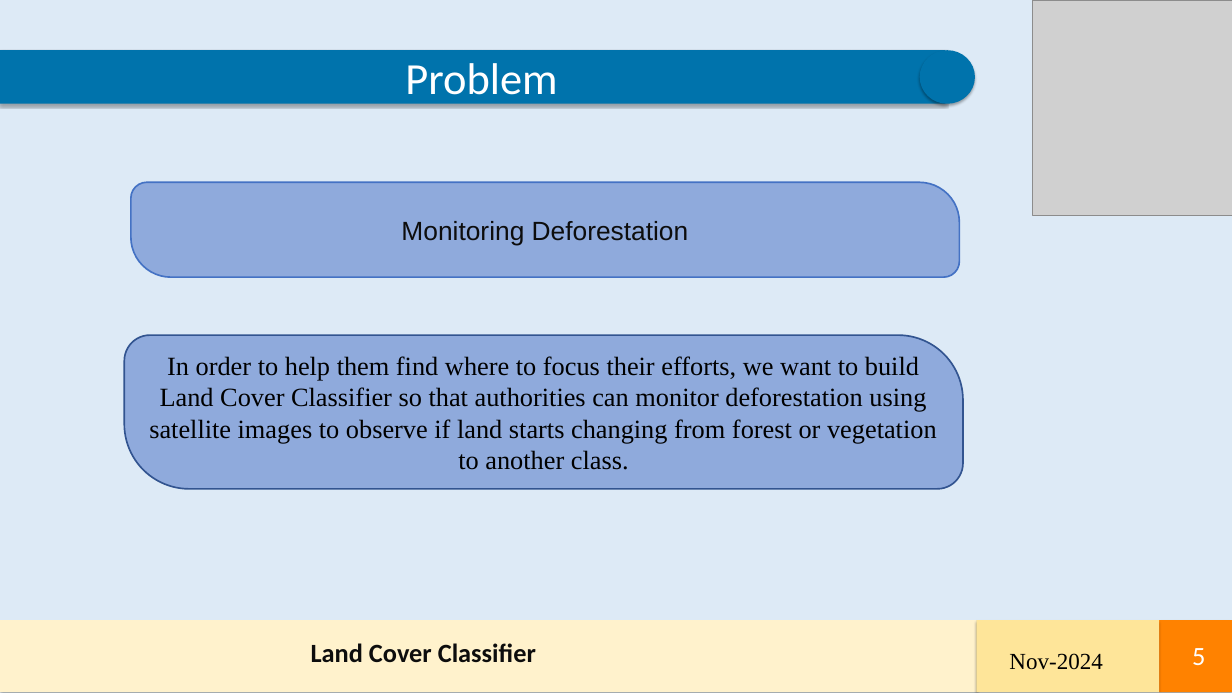
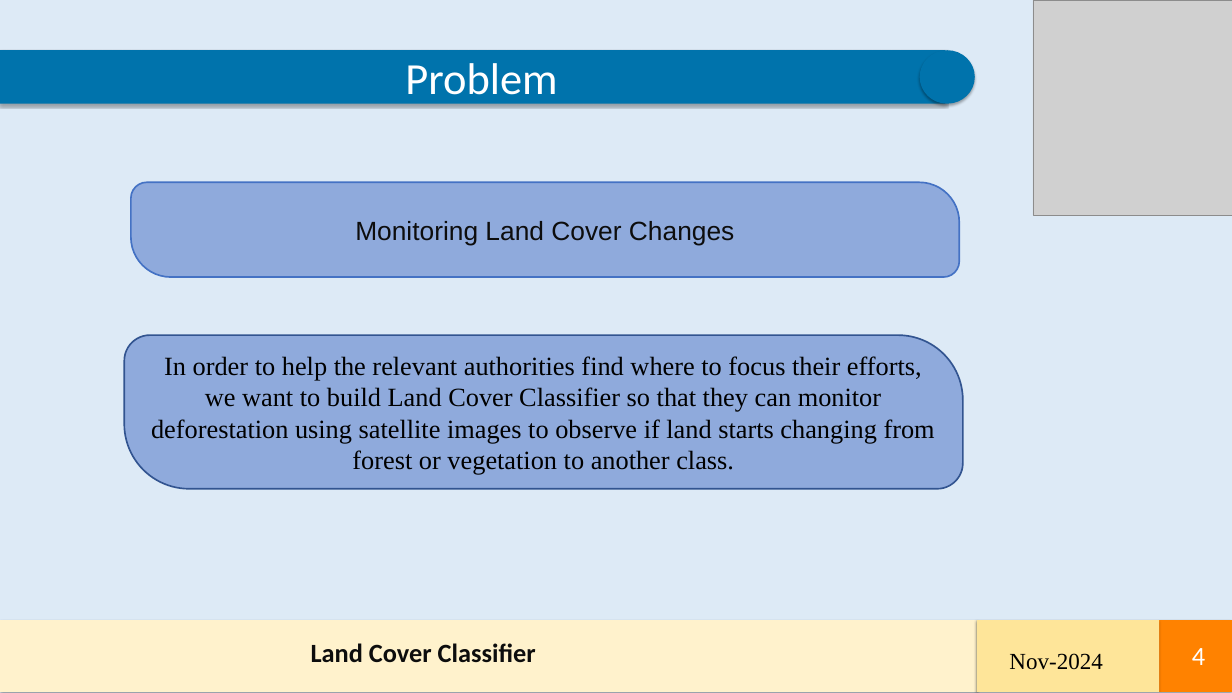
Before and after one commit to Her-Art/DSAI-Capstone-Project, a slide deck: slide 4 of LCC_Capstone_Project.pptx (slide 5 before the commit). Drawn at 1232x693 pixels with LibreOffice and Linux fonts; fonts in the diff are those of the drawing; grey boxes stand for pictures. Boxes give left, top, right and bottom in pixels: in the first picture for what was removed or moved away, otherwise in the second. Text is boxed around its words. In the diff, an @@ line names an element or a change of style, - is before the commit and + after.

```diff
--- a/LCC_Capstone_Project.pptx
+++ b/LCC_Capstone_Project.pptx
@@ text in round diag rect at (355,221,734,245): text changed @@
-Monitoring Deforestation
+Monitoring Land Cover Changes
@@ text in round diag rect at (151,356,935,475): text changed @@
-In order to help them find where to focus their efforts, we want to build Land Cover Classifier so that authorities can monitor deforestation using satellite images to observe if land starts changing from forest or vegetation to another class.
+In order to help the relevant authorities find where to focus their efforts, we want to build Land Cover Classifier so that they can monitor deforestation using satellite images to observe if land starts changing from forest or vegetation to another class.
@@ page number at (1192,648,1205,665): text changed @@
-5
+4
```
Also in this commit, not shown: 6 other slides changed, 4 slides added, 1 other file.
